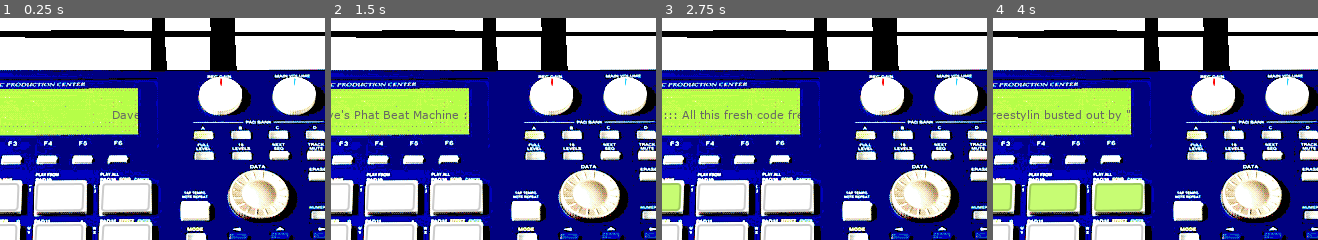
Above: before the commit, frames 1-4 (left to right).
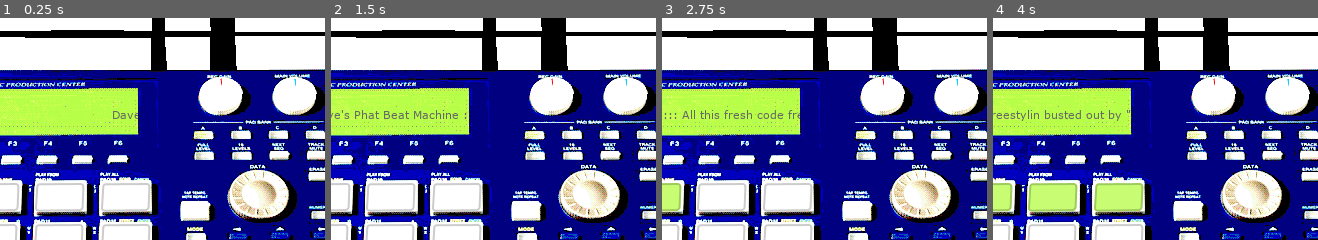
Above: after the commit, the same moments.

Repository: Sharkalien/Godot-Dave-s-Phat-Beat-Machine
Game: Godot game, scene res://Phat Beat Machine.tscn
Two runs of this game, one before a commit and one after it. Both use one fixed random seed, a clock stepped at 60 frames per second and the inputs below.
Inputs (mouse positions are % of the whole screen's width and height, from its top left):
- Up to frame 1 (0.25 s): no input
- Up to frame 2 (1.5 s): click (80, 26) at 0.52 s; click (27, 40) at 1.25 s
- Up to frame 3 (2.75 s): click (37, 40) at 2 s
- Up to frame 4 (4 s): click (47, 40) at 2.75 s; click (57, 40) at 3.5 s
The pictures show only the part of the screen within x 38-88%, y 0-50%; the shares and areas given below are measured in that part.

The runs differ from the first frame. In frame 1, 0.1% of the frame differs, in the area x 61-98%, y 26-42%; in frame 2, 0.1%; in frame 3, 0.1%; in frame 4, 0.1%.

Commit message:
Add variables

Diff:
--- /dev/null
+++ b/Dial.gd
@@ -0,0 +1,3 @@
+extends Node2D
+
+onready var spin = $spin
--- a/Dial.tscn
+++ b/Dial.tscn
@@ -1,8 +1,11 @@
-[gd_scene load_steps=2 format=2]
+[gd_scene load_steps=3 format=2]
 
 [ext_resource path="res://images/dial.png" type="Texture" id=1]
+[ext_resource path="res://Dial.gd" type="Script" id=2]
 
 [node name="Dial" type="Node2D"]
+script = ExtResource( 2 )
 
 [node name="spin" type="Sprite" parent="."]
 texture = ExtResource( 1 )
+flip_v = true
--- a/Phat Beat Machine.gd
+++ b/Phat Beat Machine.gd
@@ -1,16 +1,26 @@
 extends Node2D
 
 onready var mKnob = $mKnob
+onready var iKnob = $iKnob
 
+var vols : Array
+var playin : Array
+var saves : Array
+var jokeSongs : Array
+var bbBeats : Array
+var curFunc : int = 0
 var mVol : bool = false
 var iVol : bool = false
 var rot = 0
 var rott = 0
 var rDiff = 180 / PI
+var delay : int
+var select : int = 0
 
 
 func _ready():
-	pass
+	iKnob.spin.rotation_degrees = -179
+	mKnob.spin.rotation_degrees = -179
 
 func _process(_delta):
 	mouseMove()
--- a/Phat Beat Machine.tscn
+++ b/Phat Beat Machine.tscn
@@ -370,6 +370,13 @@
 margin_bottom = 121.0
 mouse_default_cursor_shape = 2
 
+[node name="CManButton" type="TextureButton" parent="."]
+margin_left = 513.0
+margin_top = 113.0
+margin_right = 532.0
+margin_bottom = 121.0
+mouse_default_cursor_shape = 2
+
 [editable path="mKnob"]
 [editable path="Beats/BeatButton1"]
 [editable path="Beats/BeatButton2"]
